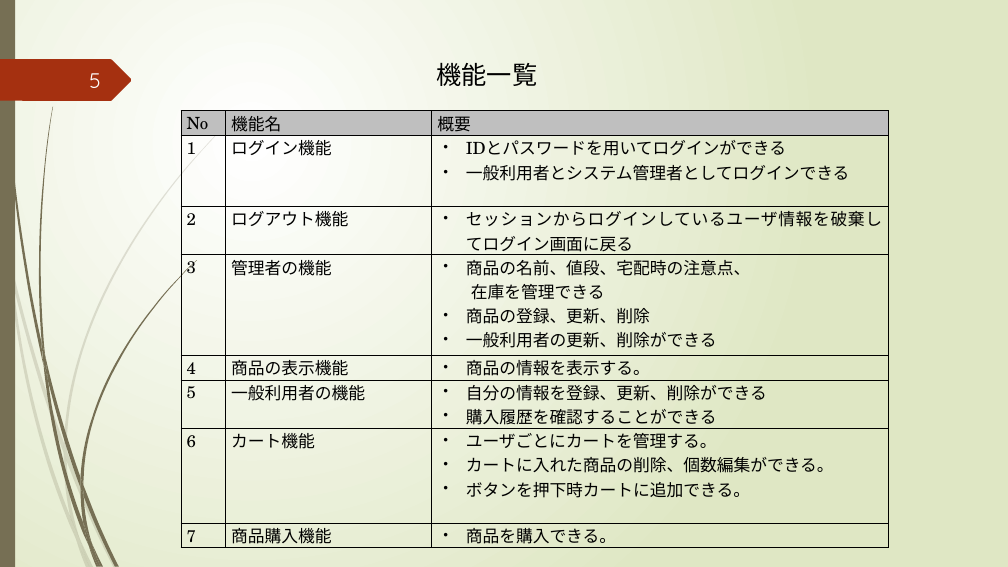
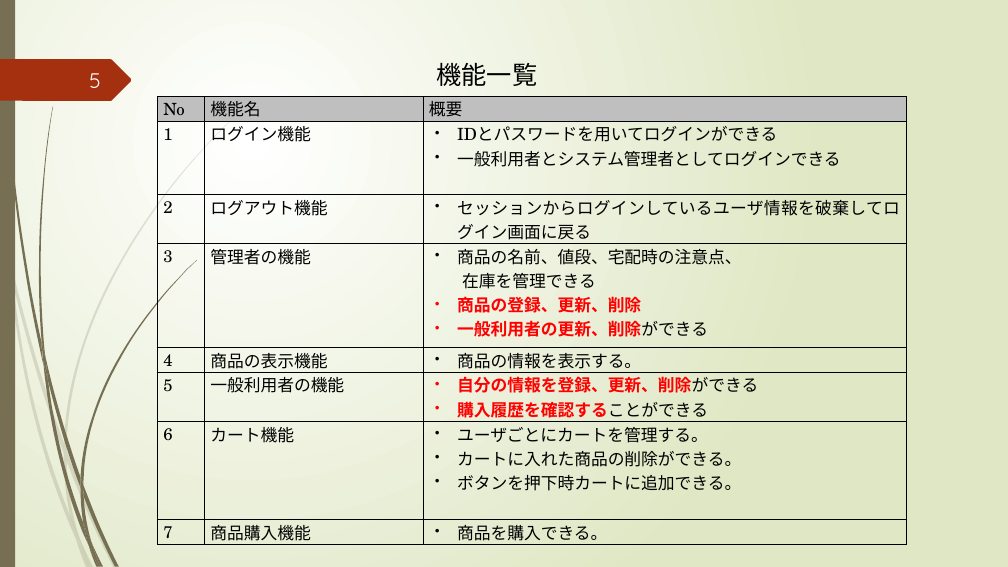
Before and after one commit to k-kuru/team_develop, a slide deck: slide 5 of 05_チーム開発演習_発表会資料/05_チーム開発演習_発表会資料_チーム3.pptx. Drawn at 1008x567 pixels with LibreOffice and Linux fonts; fonts in the diff are those of the drawing. Boxes give left, top, right and bottom in pixels: in the first picture for what was removed or moved away, otherwise in the second. Text is boxed around its words. In the diff, an @@ line names an element or a change of style, - is before the commit and + after.

Commit message:
発表資料更新

```diff
--- a/05_チーム開発演習_発表会資料/05_チーム開発演習_発表会資料_チーム3.pptx
+++ b/05_チーム開発演習_発表会資料/05_チーム開発演習_発表会資料_チーム3.pptx
@@ table at (157, 97, 906, 549) @@
-row 7, column 3: ユーザごとにカートを管理する。 / カートに入れた商品の削除、個数編集ができる。 / ボタンを押下時カートに追加できる。
+row 7, column 3: ユーザごとにカートを管理する。 / カートに入れた商品の削除ができる。 / ボタンを押下時カートに追加できる。
@@ text colour #000000 to #FF0000, bold on in "商品の登録、更新、削除", "一般利用者の更新、削除ができる", "自分の情報を登録、更新、削除ができる", "購入履歴を確認することができる" @@
@@ table: place and size @@
-table at (181, 110, 888, 552)
+table at (157, 97, 906, 549)
```
Also in this commit, not shown: 9 other slides changed.
